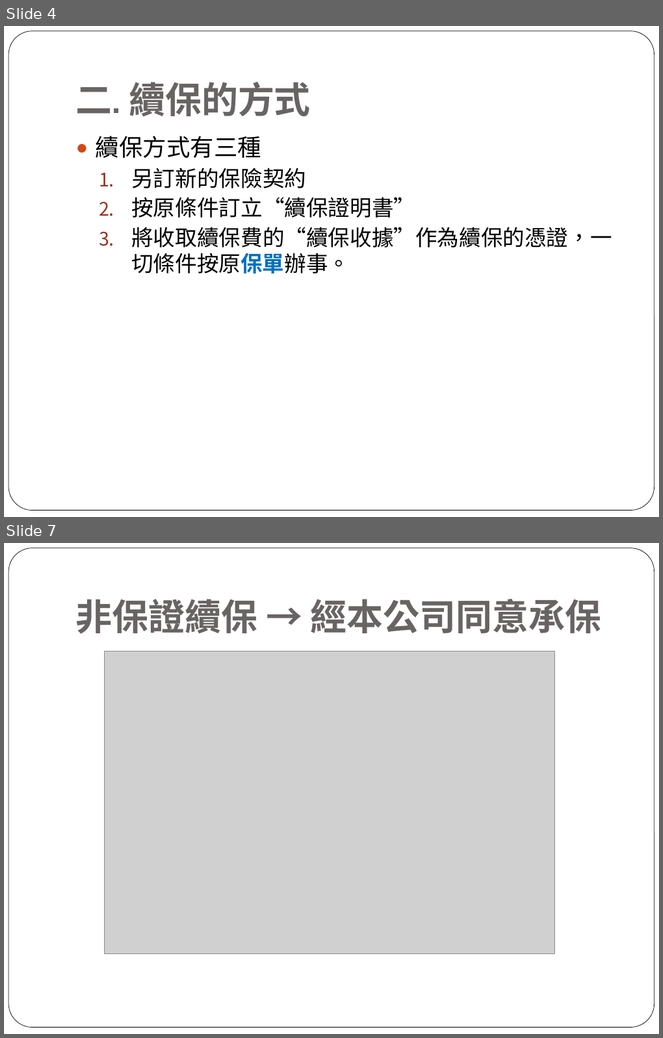
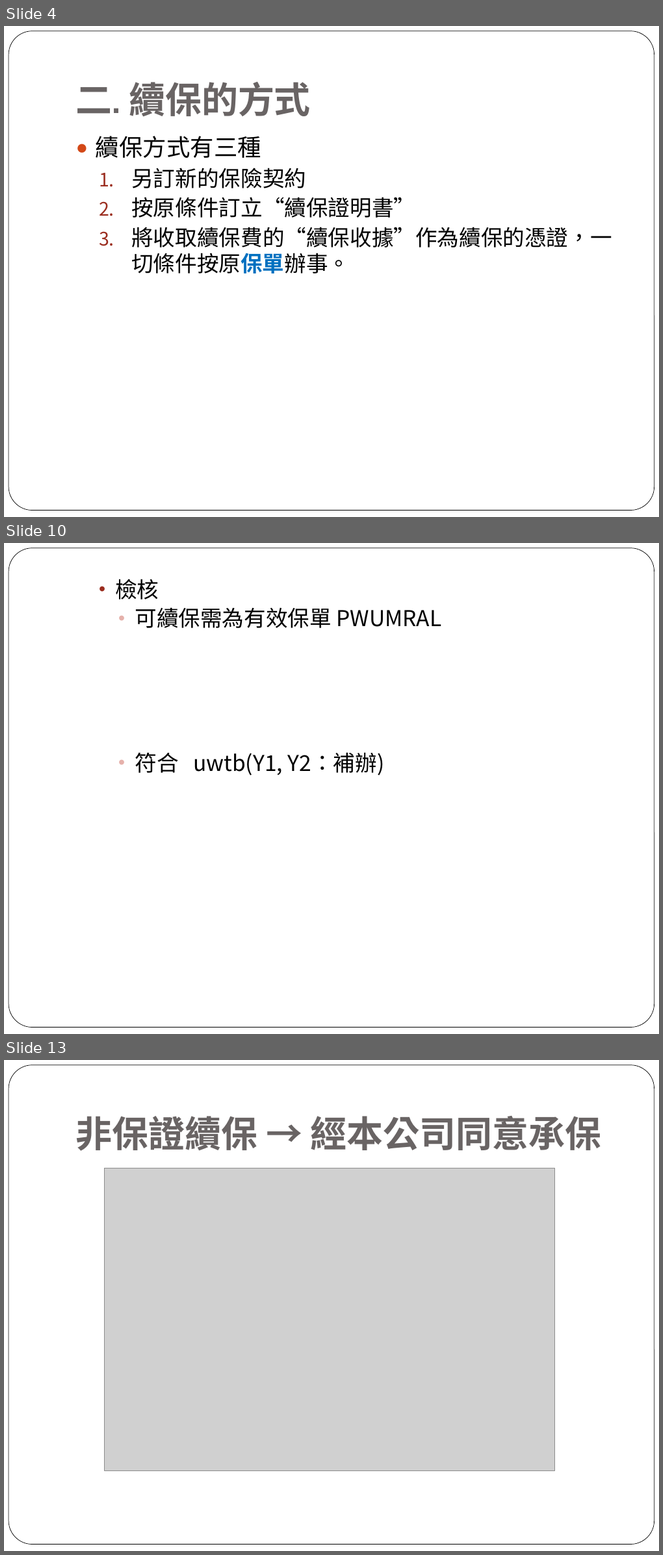
Before and after one commit to tale123456789/Resource, a slide deck: 續保作業.pptx. Shown one above the other, each under a label of ours: slides 4 and 7 before the commit, slides 4, 10 and 13 after it; the slides between them are not shown. The pictures are 663x1038 and 663x1555 pixels, drawn with LibreOffice and Linux fonts; fonts in the diff are those of the drawing; grey boxes stand for pictures. Boxes give left, top, right and bottom in pixels: in the first picture for what was removed or moved away, otherwise in the second. Text is boxed around its words. In the diff, an @@ line names an element or a change of style, - is before the commit and + after.

```diff
--- a/續保作業.pptx
+++ b/續保作業.pptx
@@ slide 10 added at <box>4,543,659,1034</box>, background #FFFFFF; not listed: 1 template element that a slide beside it also shows @@
@@ text added at <box>115,579,441,776</box>, 24 pt, text #000000 @@
+  • 檢核
+    • 可續保需為有效保單 PWUMRAL
+    • 符合 uwtb(Y1, Y2：補辦)
@@ what was slide 7 is now slide 13 @@
```
Also in this commit, not shown: 4 slides changed, 5 other slides added.
